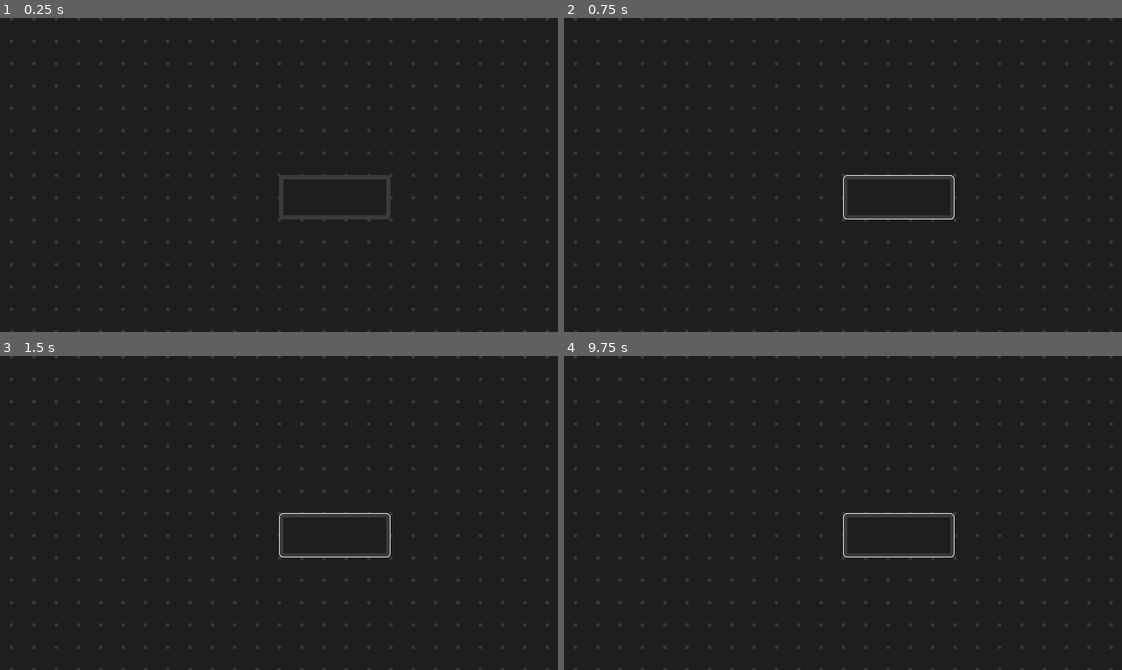
Above: before the commit, frames 1-4 (two rows, left to right).
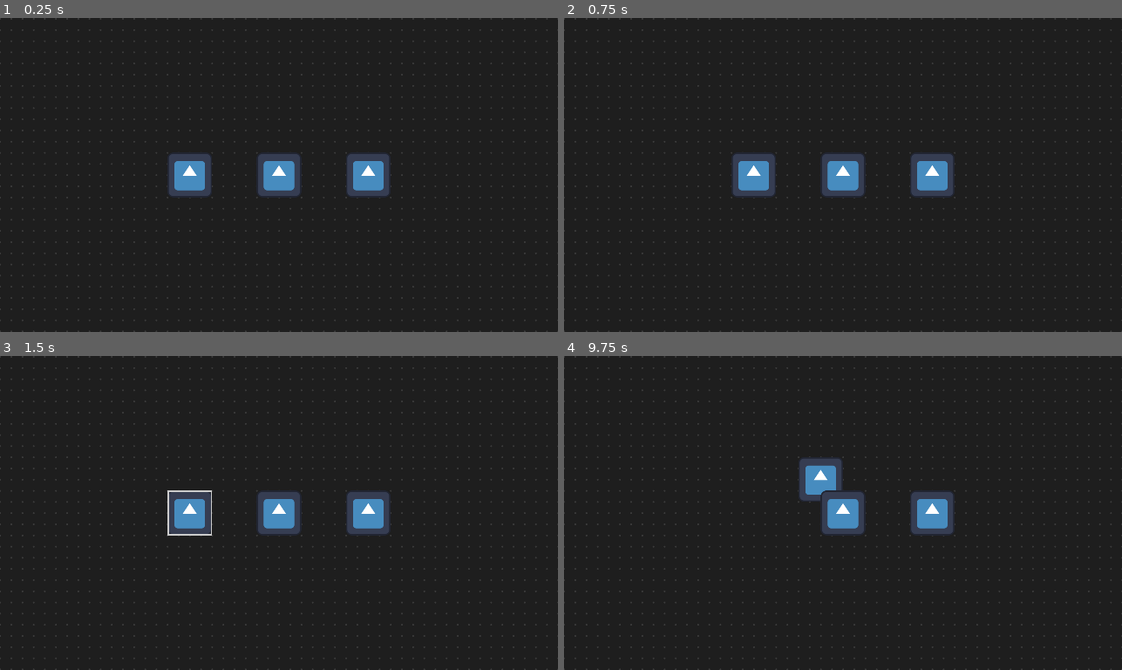
Above: after the commit, the same moments.

Repository: RoverCube/BoardD
Game: Godot game, scene res://Classes/Main/main.tscn
Two runs of this game, one before a commit and one after it. Both use one fixed random seed, a clock stepped at 60 frames per second and the inputs below. The engine's default icon, where the game draws it, is replaced by a stand-in: a white triangle on a blue panel in a dark square.
Inputs (mouse positions are in pixels of both pictures, inside the frame that each line leads up to):
- Up to frame 1 (0.25 s): no input
- Up to frame 2 (0.75 s): click (898, 196) at 0.52 s
- Up to frame 3 (1.5 s): click (189, 513) at 1.27 s
- Up to frame 4 (9.75 s): click (898, 534) at 2.02 s; click (898, 534) at 2.77 s; click (898, 534) at 3.52 s; click (753, 513) at 4.27 s; click (898, 534) at 5.02 s; click (898, 534) at 5.77 s; click (898, 534) at 6.52 s; click (753, 513) at 7.27 s; click (898, 534) at 8.02 s; click (898, 534) at 8.77 s; tap Enter at 9.5 s; move the mouse to (965, 497) at 9.52 s; hold Shift (shift_select) from 9.53 s (still down)

The runs differ from the first frame. In frame 1, 4.7% of the frame differs, in the area x 0-100%, y 0-100%; in frame 2, 4.7%; in frame 3, 4.9%; in frame 4, 4.6%.

Commit message:
Revamped notes
squashed: a

Diff:
--- a/Classes/Main/main.tscn
+++ b/Classes/Main/main.tscn
@@ -7,6 +7,8 @@
 [ext_resource type="Script" uid="uid://dldy4txjsnobs" path="res://Notes/notes_main.gd" id="5_1bc4a"]
 [ext_resource type="Texture2D" uid="uid://c8ga4f7p6ffqb" path="res://icon.svg" id="6_jiyd6"]
 [ext_resource type="PackedScene" uid="uid://d4nl8dkym8knh" path="res://Notes/note.tscn" id="6_pctds"]
+
+[sub_resource type="StyleBoxEmpty" id="StyleBoxEmpty_pctds"]
 
 [node name="Main" type="Node" node_paths=PackedStringArray("camera", "grid", "notes")]
 script = ExtResource("1_lquwl")
@@ -26,34 +28,60 @@
 scale = Vector2(2, 2)
 script = ExtResource("2_1bvp3")
 main = NodePath("..")
-cell_size = 64.0
+cell_size = 32.0
 
 [node name="Grid" type="Sprite2D" parent="Grid"]
-position = Vector2(1024, 1024)
+position = Vector2(512, 512)
+scale = Vector2(0.5, 0.5)
 texture = ExtResource("1_1bvp3")
 
 [node name="Grid2" type="Sprite2D" parent="Grid"]
-position = Vector2(1024, -1024)
+position = Vector2(512, -512)
+scale = Vector2(0.5, 0.5)
 texture = ExtResource("1_1bvp3")
 
 [node name="Grid3" type="Sprite2D" parent="Grid"]
-position = Vector2(-1024, 1024)
+position = Vector2(-512, 512)
+scale = Vector2(0.5, 0.5)
 texture = ExtResource("1_1bvp3")
 
 [node name="Grid4" type="Sprite2D" parent="Grid"]
-position = Vector2(-1024, -1024)
+position = Vector2(-512, -512)
+scale = Vector2(0.5, 0.5)
 texture = ExtResource("1_1bvp3")
+
+[node name="Collision" type="Button" parent="Grid"]
+visible = false
+offset_left = -1737.0
+offset_top = -2551.0
+offset_right = 2359.0
+offset_bottom = 1545.0
+theme_override_styles/focus = SubResource("StyleBoxEmpty_pctds")
+theme_override_styles/disabled_mirrored = SubResource("StyleBoxEmpty_pctds")
+theme_override_styles/disabled = SubResource("StyleBoxEmpty_pctds")
+theme_override_styles/hover_pressed_mirrored = SubResource("StyleBoxEmpty_pctds")
+theme_override_styles/hover_pressed = SubResource("StyleBoxEmpty_pctds")
+theme_override_styles/hover_mirrored = SubResource("StyleBoxEmpty_pctds")
+theme_override_styles/hover = SubResource("StyleBoxEmpty_pctds")
+theme_override_styles/pressed_mirrored = SubResource("StyleBoxEmpty_pctds")
+theme_override_styles/pressed = SubResource("StyleBoxEmpty_pctds")
+theme_override_styles/normal_mirrored = SubResource("StyleBoxEmpty_pctds")
+theme_override_styles/normal = SubResource("StyleBoxEmpty_pctds")
 
 [node name="NotesMain" type="Node2D" parent="." node_paths=PackedStringArray("main")]
 script = ExtResource("5_1bc4a")
 main = NodePath("..")
 
 [node name="Note" parent="NotesMain" instance=ExtResource("6_pctds")]
+position = Vector2(-256, 0)
 
 [node name="Note2" parent="NotesMain" instance=ExtResource("6_pctds")]
 
 [node name="Note3" parent="NotesMain" instance=ExtResource("6_pctds")]
+position = Vector2(256, 0)
 
 [node name="Icon" type="Sprite2D" parent="."]
 visible = false
 texture = ExtResource("6_jiyd6")
+
+[connection signal="button_up" from="Grid/Collision" to="NotesMain" method="_on_collision_button_up"]
--- a/Notes/note.gd
+++ b/Notes/note.gd
@@ -1,54 +1,60 @@
-extends Button
+extends Node2D
 class_name Note
 
 var main: Main
+var notes_main: NotesMain
+
 var selected: bool = false
-var dragging: bool = false
+var selection_moviment_threshold: float = 8.0 # squared
+
+var pressed: bool = false
+var m_motion: bool = false
 @export var double_click_timer: Timer
-
-
-func deselect_other():
-	for x in main.notes.get_children():
-		if x is Note and x != self:
-			x.selected = false
+@export var selected_pannel: Panel
 
 func select():
+	deselect_all()
+
 	selected = true
-	rotation = 0.2
+	selected_pannel.show()
+
 func deselect():
 	selected = false
-	rotation = 0
-
-
-func _on_button_down() -> void:
-
-	if Input.is_action_pressed("shift_select"):
-		select()
-	else:
-		deselect()
-
-	dragging = true
-
-	# Double Click
-	if not double_click_timer.is_stopped():
-		double_click()
-		double_click_timer.stop()
-	else:
-		double_click_timer.start(main.double_click_cooldown)
-
-
-func _on_button_up() -> void:
-	dragging = false
-	# Snap position
-	position = snapped(position, Vector2(main.grid.cell_size, main.grid.cell_size))
-
-func _input(event: InputEvent) -> void:
-	if dragging == false: return
-
-	for x in main.notes.get_children():
-		if x is Note:
-			if event is InputEventMouseMotion and x.selected == true:
-				position += event.relative / main.camera.zoom.x
+	selected_pannel.hide()
+func deselect_all():
+	for x in notes_main.notes:
+		x.deselect()
 
 func double_click() -> void:
 	print("asdas")
+
+
+func _on_pressed() -> void:
+	pressed = true # starts grabbing
+	print("a")
+
+func _on_relessed() -> void:
+	pressed = false # stops grabbing
+	if m_motion == true:
+		m_motion = false # Stops moving
+		position = snapped(position, Vector2(main.grid.cell_size, main.grid.cell_size)) # Snap to grid
+	else:
+		if selected == true: double_click()
+		else: select()
+
+
+
+	print("b")
+
+func _input(event: InputEvent) -> void:
+	if event is InputEventMouseMotion and pressed == true:
+		var motion = event as InputEventMouseMotion
+
+		# Returns if event is small for human inperfections
+		if motion.relative.length_squared() <= selection_moviment_threshold and m_motion == false:
+			return
+
+		if m_motion == false: m_motion = true # Mouse Motion
+		deselect_all()
+
+		position += motion.relative / main.camera.zoom.x # Moves based on camera zoom
--- a/Notes/note.tscn
+++ b/Notes/note.tscn
@@ -1,46 +1,53 @@
 [gd_scene load_steps=5 format=3 uid="uid://d4nl8dkym8knh"]
 
 [ext_resource type="Script" uid="uid://dptsa0ifw2nyj" path="res://Notes/note.gd" id="1_w4jvc"]
+[ext_resource type="Texture2D" uid="uid://c8ga4f7p6ffqb" path="res://icon.svg" id="2_gaf6w"]
 
-[sub_resource type="StyleBoxFlat" id="StyleBoxFlat_pctds"]
-bg_color = Color(0.12, 0.12, 0.12, 0)
-border_width_left = 3
-border_width_top = 3
-border_width_right = 3
-border_width_bottom = 3
-corner_radius_top_left = 12
-corner_radius_top_right = 12
-corner_radius_bottom_right = 12
-corner_radius_bottom_left = 12
+[sub_resource type="StyleBoxFlat" id="StyleBoxFlat_gaf6w"]
+bg_color = Color(0.6, 0.6, 0.6, 0)
+border_width_left = 4
+border_width_top = 4
+border_width_right = 4
+border_width_bottom = 4
+anti_aliasing_size = 3.0
 
-[sub_resource type="StyleBoxFlat" id="StyleBoxFlat_wuouw"]
-bg_color = Color(0.117647, 0.117647, 0.117647, 1)
-border_width_left = 12
-border_width_top = 12
-border_width_right = 12
-border_width_bottom = 12
-border_color = Color(0.231373, 0.231373, 0.231373, 1)
-corner_radius_top_left = 12
-corner_radius_top_right = 12
-corner_radius_bottom_right = 12
-corner_radius_bottom_left = 12
+[sub_resource type="StyleBoxEmpty" id="StyleBoxEmpty_gaf6w"]
 
-[sub_resource type="Theme" id="Theme_wuouw"]
-Button/styles/focus = SubResource("StyleBoxFlat_pctds")
-Button/styles/hover = SubResource("StyleBoxFlat_wuouw")
-Button/styles/normal = SubResource("StyleBoxFlat_wuouw")
-Button/styles/pressed = SubResource("StyleBoxFlat_wuouw")
-
-[node name="Note" type="Button" node_paths=PackedStringArray("double_click_timer")]
-offset_right = 320.0
-offset_bottom = 128.0
-focus_mode = 1
-theme = SubResource("Theme_wuouw")
+[node name="Note" type="Node2D" node_paths=PackedStringArray("double_click_timer", "selected_pannel")]
 script = ExtResource("1_w4jvc")
 double_click_timer = NodePath("DoubleClickTimer")
+selected_pannel = NodePath("Selected")
 
 [node name="DoubleClickTimer" type="Timer" parent="."]
 one_shot = true
 
-[connection signal="button_down" from="." to="." method="_on_button_down"]
-[connection signal="button_up" from="." to="." method="_on_button_up"]
+[node name="Bg" type="Sprite2D" parent="."]
+texture = ExtResource("2_gaf6w")
+
+[node name="Selected" type="Panel" parent="."]
+visible = false
+offset_left = -64.0
+offset_top = -64.0
+offset_right = 64.0
+offset_bottom = 64.0
+theme_override_styles/panel = SubResource("StyleBoxFlat_gaf6w")
+
+[node name="Button" type="Button" parent="."]
+offset_left = -64.0
+offset_top = -64.0
+offset_right = 64.0
+offset_bottom = 64.0
+theme_override_styles/focus = SubResource("StyleBoxEmpty_gaf6w")
+theme_override_styles/disabled_mirrored = SubResource("StyleBoxEmpty_gaf6w")
+theme_override_styles/disabled = SubResource("StyleBoxEmpty_gaf6w")
+theme_override_styles/hover_pressed_mirrored = SubResource("StyleBoxEmpty_gaf6w")
+theme_override_styles/hover_pressed = SubResource("StyleBoxEmpty_gaf6w")
+theme_override_styles/hover_mirrored = SubResource("StyleBoxEmpty_gaf6w")
+theme_override_styles/hover = SubResource("StyleBoxEmpty_gaf6w")
+theme_override_styles/pressed_mirrored = SubResource("StyleBoxEmpty_gaf6w")
+theme_override_styles/pressed = SubResource("StyleBoxEmpty_gaf6w")
+theme_override_styles/normal_mirrored = SubResource("StyleBoxEmpty_gaf6w")
+theme_override_styles/normal = SubResource("StyleBoxEmpty_gaf6w")
+
+[connection signal="button_down" from="Button" to="." method="_on_pressed"]
+[connection signal="button_up" from="Button" to="." method="_on_relessed"]
--- a/Notes/notes_main.gd
+++ b/Notes/notes_main.gd
@@ -2,8 +2,17 @@
 extends Node2D
 
 @export var main: Main
+var notes: Array[Note]
 
 func _ready() -> void:
 	for x in get_children():
 		if x is Note:
+			notes.insert(notes.size(), x)
 			x.main = main
+			x.notes_main = self
+
+
+
+func _on_collision_button_up() -> void:
+	for x in notes:
+		x.deselect()
Not shown: 1 places in Classes/Main/main.tscn that only renumber resources
Not shown, added: .directory
Not shown, added: README.md
